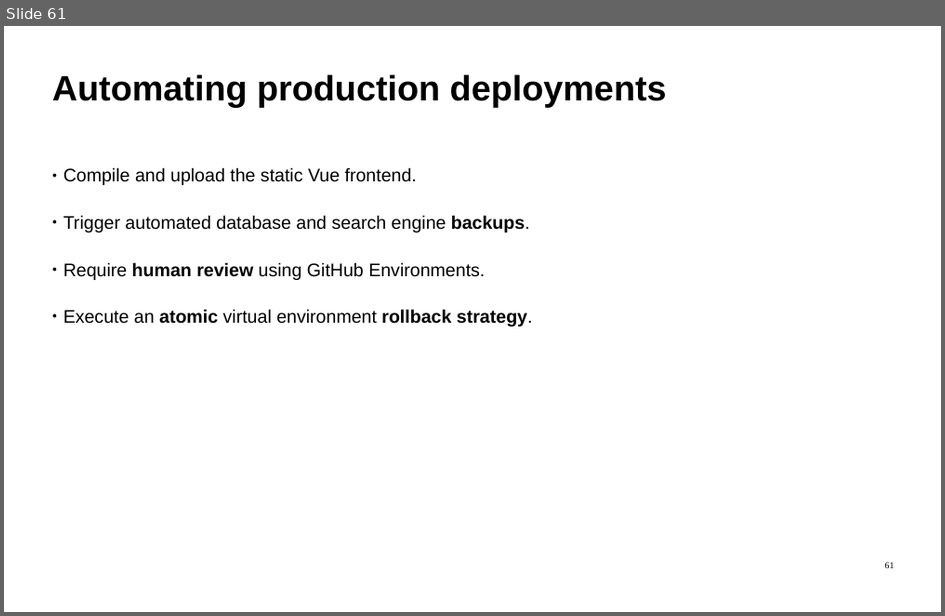
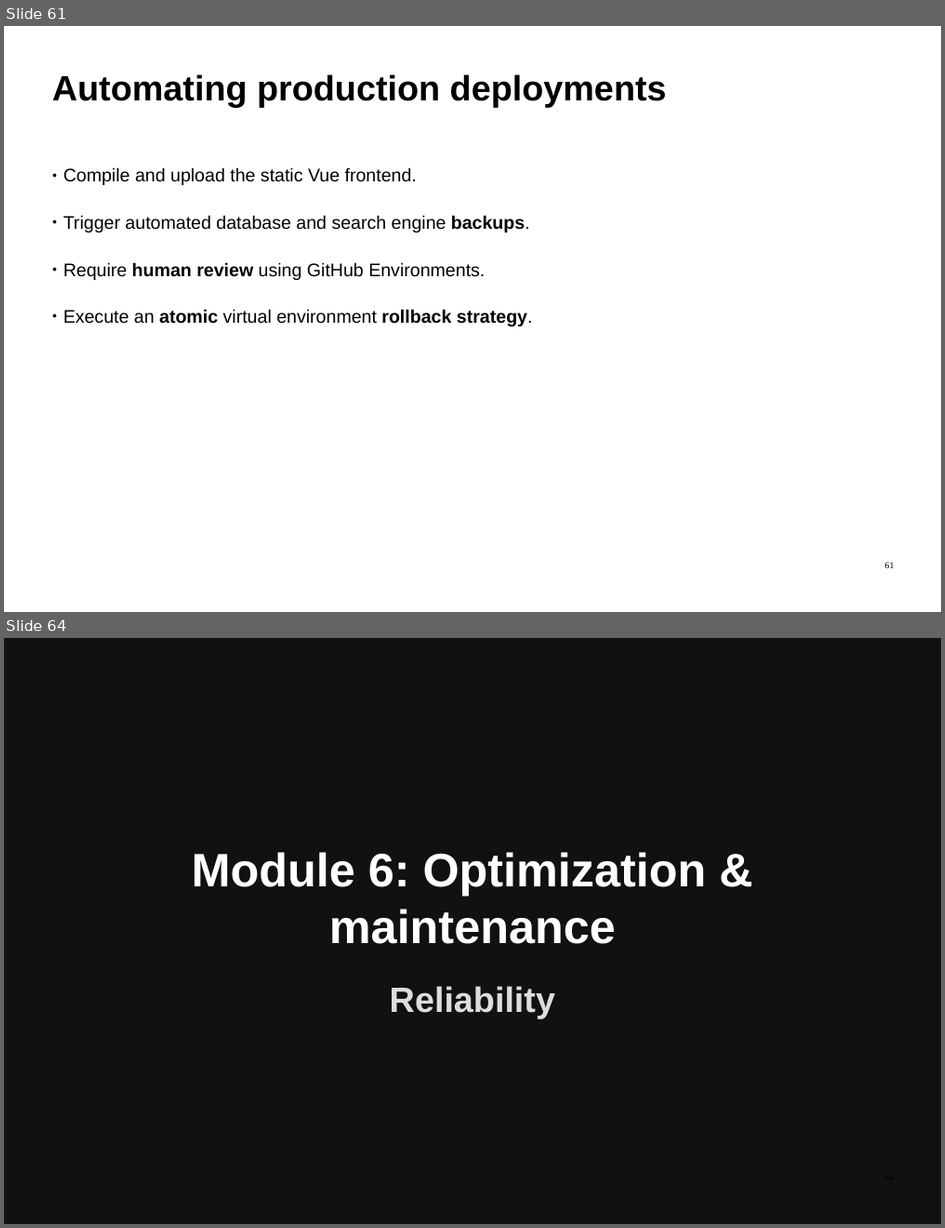
Before and after one commit to ImadSaddik/FullStackDeploymentHandbook, a slide deck: course-assets/slides/full_stack_deployment_guide.odp. Shown one above the other, each under a label of ours: slide 61 before the commit, slides 61 and 64 after it; the slides between them are not shown. The pictures are 945x616 and 945x1228 pixels, drawn with LibreOffice and Linux fonts; fonts in the diff are those of the drawing. Boxes give left, top, right and bottom in pixels: in the first picture for what was removed or moved away, otherwise in the second. Text is boxed around its words. In the diff, an @@ line names an element or a change of style, - is before the commit and + after.

Commit message:
slides: add pages for all chapters in module 6

```diff
--- a/course-assets/slides/full_stack_deployment_guide.odp
+++ b/course-assets/slides/full_stack_deployment_guide.odp
@@ slide 64 added at box(4, 638, 941, 1224), background #111111 @@
@@ text added at box(192, 852, 707, 944), 72 pt, text #FFFFFF, bold @@
+Module 6: Optimization & maintenance
@@ text added at box(390, 986, 555, 1018), 54 pt, text #DDDDDD, bold @@
+Reliability
```
Also in this commit, not shown: 5 other slides added.
